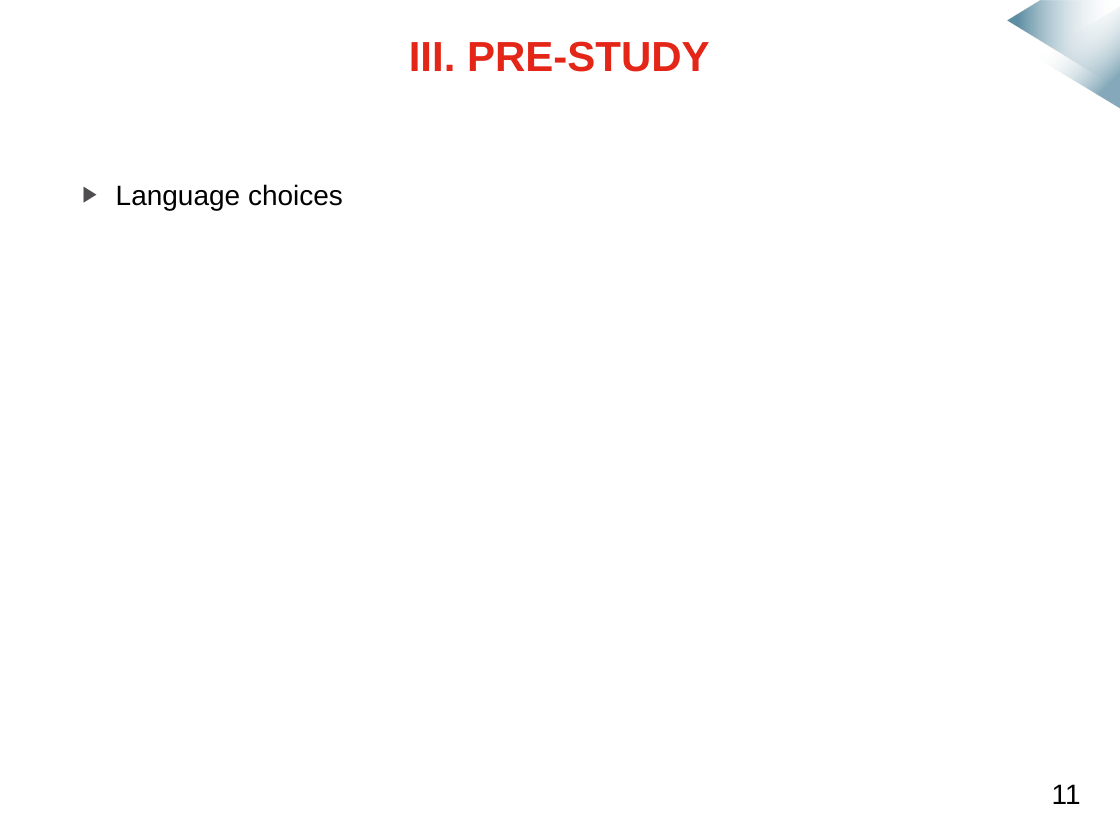
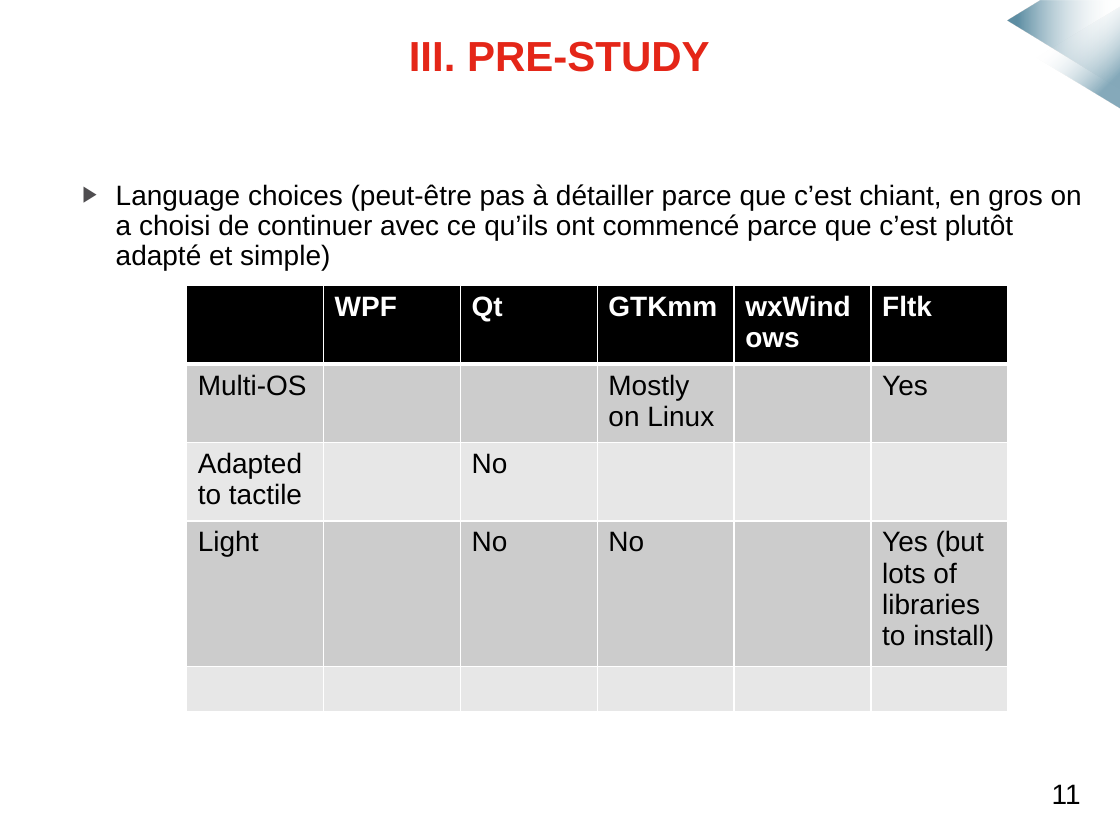
Before and after one commit to mmeven/EP_Domotique_Tablette, a slide deck: slide 9 of Rendu/Diapo_prototype_janvier.pptx (slide 8 before the commit). Drawn at 1120x840 pixels with LibreOffice and Linux fonts; fonts in the diff are those of the drawing; background and template pictures are left out. Boxes give left, top, right and bottom in pixels: in the first picture for what was removed or moved away, otherwise in the second. Text is boxed around its words. In the diff, an @@ line names an element or a change of style, - is before the commit and + after.

```diff
--- a/Rendu/Diapo_prototype_janvier.pptx
+++ b/Rendu/Diapo_prototype_janvier.pptx
@@ text at <box>116,184,1082,270</box>: text changed @@
-▶ Language choices
+▶ Language choices (peut-être pas à détailler parce que c’est chiant, en gros on a choisi de continuer avec ce qu’ils ont commencé parce que c’est plutôt adapté et simple)
@@ table added at <box>187,286,1007,712</box>, 5 rows, 6 columns @@
+ | WPF | Qt | GTKmm | wxWindows | Fltk
+Multi-OS |  |  | Mostly on Linux |  | Yes
+Adapted to tactile |  | No |  |  | 
+Light |  | No | No |  | Yes (but lots of libraries to install)
+ |  |  |  |  | 
```
Also in this commit, not shown: 11 other slides changed, 3 slides added, 15 other files.
